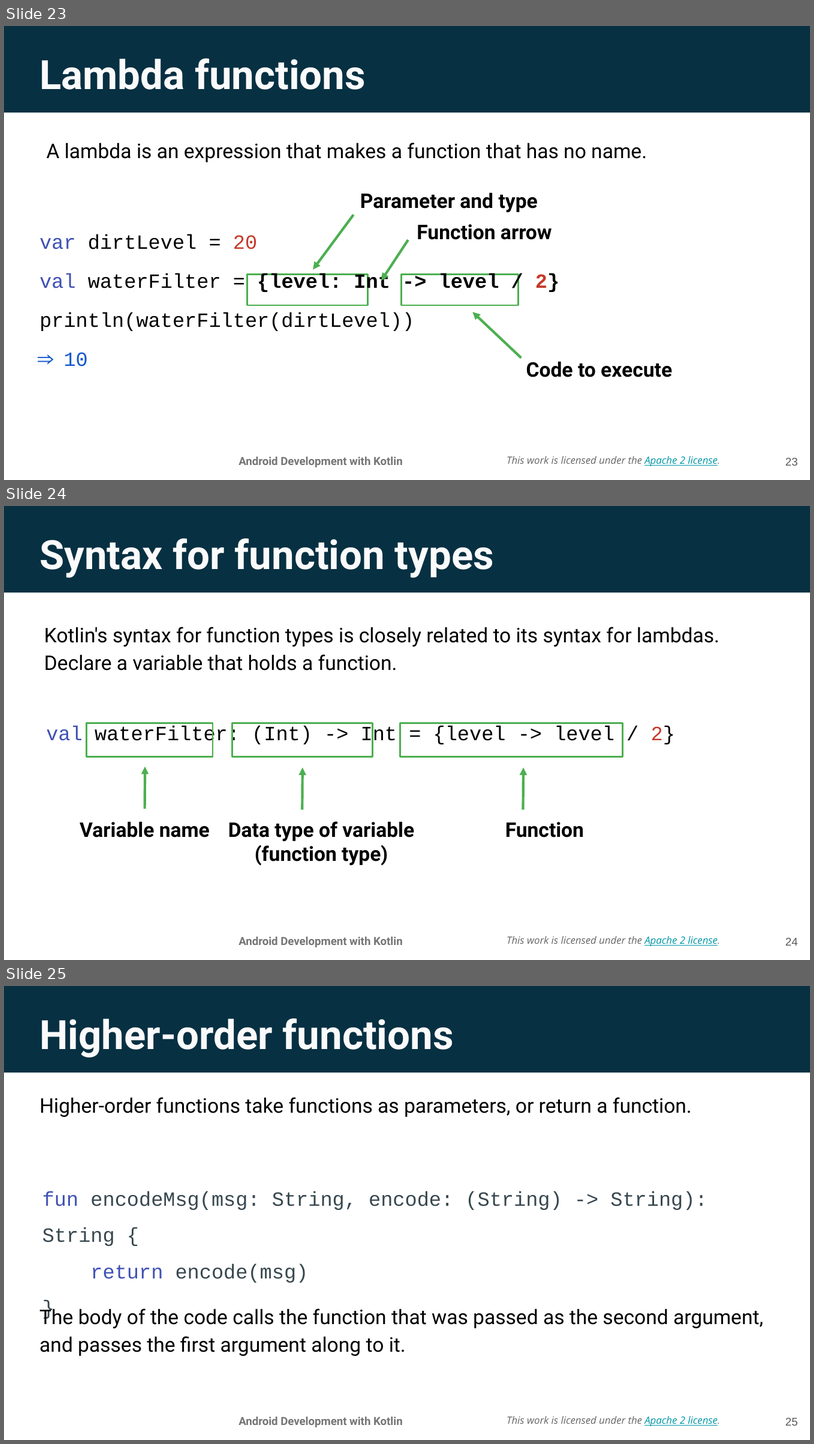
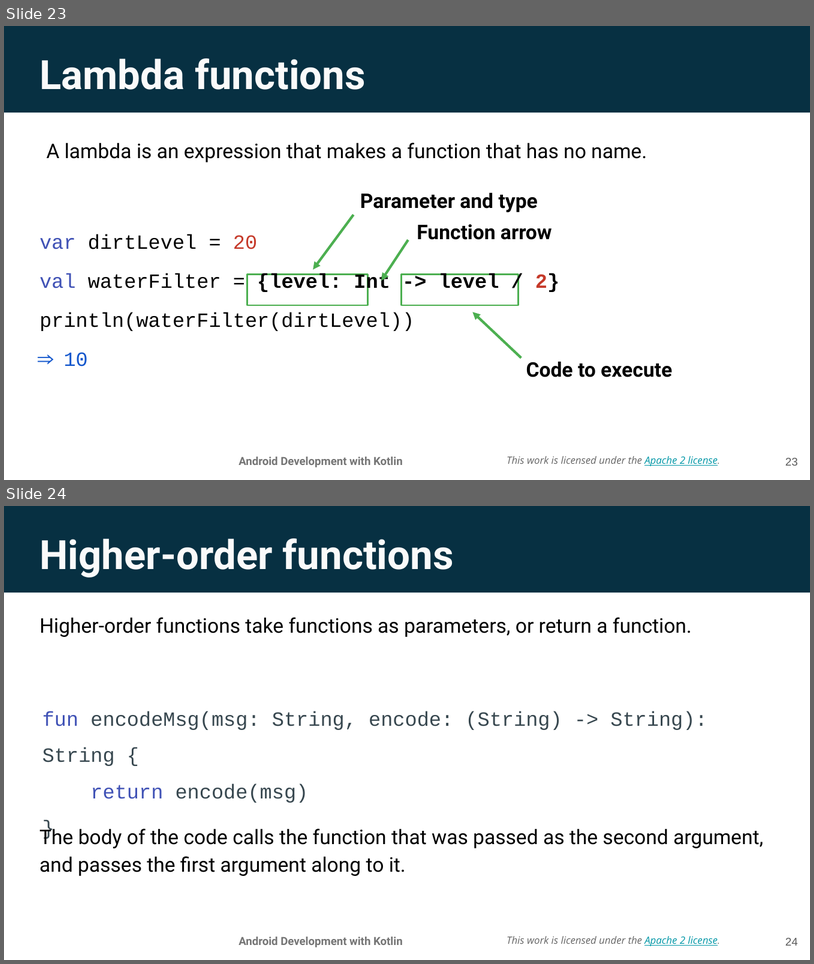
Before and after one commit to aadityaguptaa/Android-Bootcamp-PSNA, a slide deck: Day-0/Lesson 2_ Functions.pptx. Shown one above the other, each under a label of ours: slides 23, 24 and 25 before the commit, slides 23 and 24 after it. The pictures are 814x1444 and 814x964 pixels, drawn with LibreOffice and Linux fonts; fonts in the diff are those of the drawing; background and template pictures are left out. Boxes give left, top, right and bottom in pixels: in the first picture for what was removed or moved away, otherwise in the second. Text is boxed around its words. In the diff, an @@ line names an element or a change of style, - is before the commit and + after.

```diff
--- a/Day-0/Lesson 2_ Functions.pptx
+++ b/Day-0/Lesson 2_ Functions.pptx
@@ slide 24 removed at <box>4,506,810,960</box>, background picture (left out); not listed: 3 template elements that a slide beside it also shows @@
@@ title removed at <box>39,538,494,578</box> @@
-Syntax for function types
@@ text removed at <box>44,627,720,670</box> @@
-Kotlin's syntax for function types is closely related to its syntax for lambdas. Declare a variable that holds a function.
@@ text removed at <box>46,725,675,745</box> @@
-val waterFilter: (Int) -> Int = {level -> level / 2}
@@ rectangle removed at <box>86,723,213,757</box> @@
@@ rectangle removed at <box>232,723,372,757</box> @@
@@ rectangle removed at <box>401,723,623,757</box> @@
@@ arrow removed from (145, 808) to (145, 766) @@
@@ arrow removed from (302, 809) to (302, 767) @@
@@ arrow removed from (524, 809) to (524, 767) @@
@@ text removed at <box>80,821,210,837</box> @@
-Variable name
@@ text removed at <box>228,821,414,865</box> @@
-Data type of variable
-(function type)
@@ text removed at <box>506,822,584,837</box> @@
-Function
@@ page number removed at <box>786,937,798,945</box> @@
-24
@@ what was slide 25 is now slide 24 @@
@@ page number at <box>786,937,798,945</box>: text changed @@
-25
+24
```
Also in this commit, not shown: 3 slides changed, 9 other slides removed, 1 other file.
